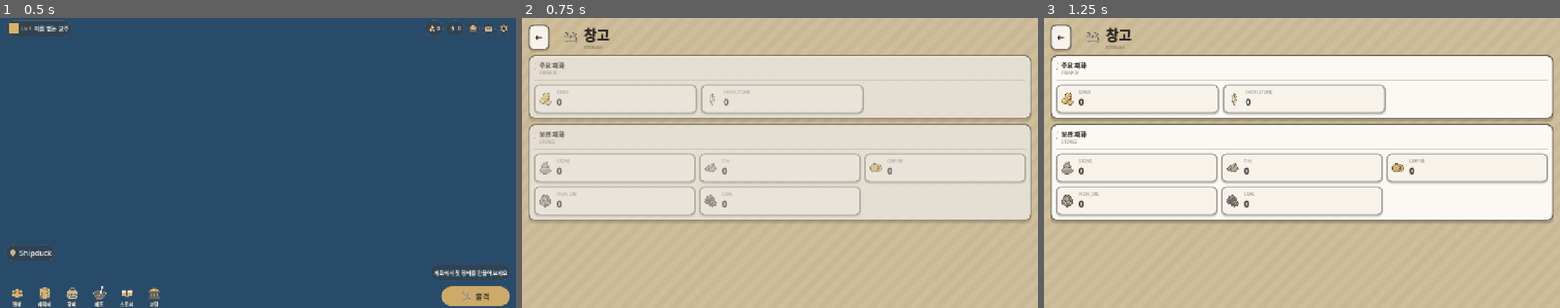
Above: before the commit, frames 1-3 (left to right).
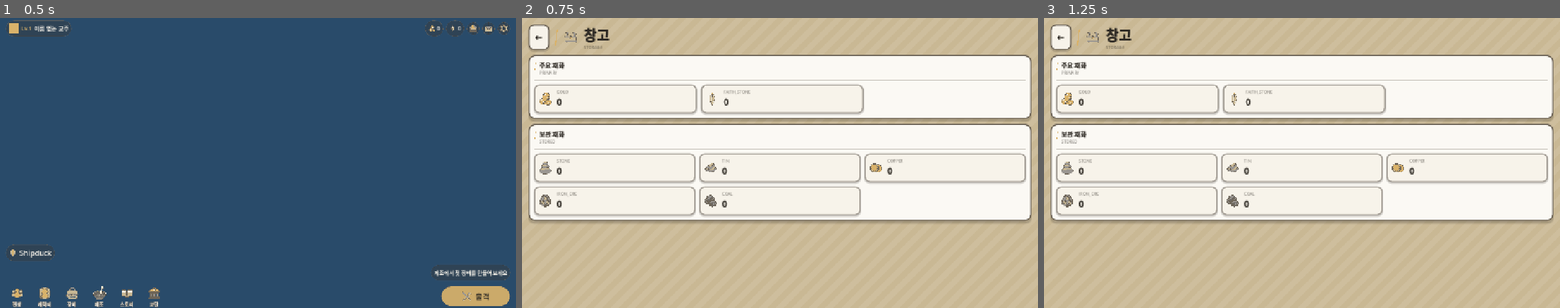
Above: after the commit, the same moments.

Repository: KADSA-OFFICIAL/Group-2
Game: Godot game, scene res://main.tscn
Two runs of this game, one before a commit and one after it. Both use one fixed random seed, a clock stepped at 60 frames per second and the inputs below.
Inputs (mouse positions are in pixels of both pictures, inside the frame that each line leads up to):
- Up to frame 1 (0.5 s): no input
- Up to frame 2 (0.75 s): click (955, 29) at 0.52 s
- Up to frame 3 (1.25 s): no input

Frame 1 is identical in both runs. In frame 2, 29% of the frame differs, in the area x 1-99%, y 12-70%; in frame 3, nothing differs.

Commit message:
fix(ui): 메타 화면 진입 모션·카운트업 제거 — 스토리 연출만 남긴다 (#145)
#127 로 넣은 진입 스태거와 카운트업이 답답하다는 피드백이 나왔다.
두 번에 걸쳐 시간을 줄여 봤지만(0.22/0.05 -> 0.14/0.03, 화면 열림 370ms -> 227ms)
여전했다. 줄여서 해결될 문제가 아니었다.

메타 화면은 게임 중 수십 번 오가는 곳이다. 여기서 연출은 "분위기"가 아니라
정보와 조작 사이에 낀 지연으로 느껴진다. 반대로 스토리 재생 화면은 보는 것
자체가 목적이라 같은 연출이 제 역할을 한다. 두 곳을 같은 규칙으로 다룬 것이
잘못이었다.

- HUDKit.play_enter / count_up 제거, 메타 화면 12개의 호출부 제거
- 재화 숫자는 만들 때 최종값을 바로 넣는다
- 스토리 재생 화면(타이틀·페이드·인물 등퇴장·반응·암전·흔들림·타자기)은 그대로

호버는 남긴다. 이건 입력에 대한 즉각적인 반응이지 대기 시간이 아니다.
없애면 버튼이 죽은 것처럼 느껴져서, 답답함을 줄이려다 반응이 없는 UI가 된다.

Co-Authored-By: Claude Opus 5 <noreply@anthropic.com>

Diff:
--- a/screens/characters/characters_screen.gd
+++ b/screens/characters/characters_screen.gd
@@ -91,8 +91,6 @@
 	var _col3 := _build_detail_panel()
 	body.add_child(_col3)
 
-	# 좌에서 우로 차례로 나타난다. 화면 구조를 눈이 따라가게 하는 순서다.
-	HUDKit.play_enter([_col0, _col1, _col2, _col3])
 
 
 # ── 좌측 끝: 세로 서브탭 레일 ──
--- a/screens/craft/craft_screen.gd
+++ b/screens/craft/craft_screen.gd
@@ -88,8 +88,6 @@
 	var _col2 := _build_right()
 	body.add_child(_col2)
 
-	# 좌에서 우로 차례로 나타난다. 화면 구조를 눈이 따라가게 하는 순서다.
-	HUDKit.play_enter([_col0, _col1, _col2])
 
 
 func _build_recipe_panel() -> Control:
--- a/screens/equipment/equipment_screen.gd
+++ b/screens/equipment/equipment_screen.gd
@@ -93,8 +93,6 @@
 	var _col2 := _build_detail()
 	body.add_child(_col2)
 
-	# 좌에서 우로 차례로 나타난다. 화면 구조를 눈이 따라가게 하는 순서다.
-	HUDKit.play_enter([_col0, _col1, _col2])
 
 
 # ── 좌: 인벤토리 ──
--- a/screens/formation/formation_screen.gd
+++ b/screens/formation/formation_screen.gd
@@ -74,8 +74,6 @@
 	var _col2 := _build_right()
 	body.add_child(_col2)
 
-	# 좌에서 우로 차례로 나타난다. 화면 구조를 눈이 따라가게 하는 순서다.
-	HUDKit.play_enter([_col0, _col1, _col2])
 
 
 # ── 좌: 로스터 ──
--- a/screens/mail/mail_screen.gd
+++ b/screens/mail/mail_screen.gd
@@ -66,7 +66,6 @@
 	_list_holder.size_flags_horizontal = Control.SIZE_EXPAND_FILL
 	scroll.add_child(_list_holder)
 
-	HUDKit.play_enter([head, scroll])
 
 
 # ===== 갱신 =====
--- a/screens/main/main_screen.gd
+++ b/screens/main/main_screen.gd
@@ -349,9 +349,7 @@
 	if icon != null:
 		row.add_child(icon)
 
-	# 메인화면에 들어올 때 재화가 0에서 올라간다.
-	var label := _text("", 13, UITheme.INK_ON_DARK)
-	HUDKit.count_up(label, CurrencySystem.get_balance(currency_type))
+	var label := _text(_comma(CurrencySystem.get_balance(currency_type)), 13, UITheme.INK_ON_DARK)
 	row.add_child(label)
 	_currency_labels[currency_type] = label
 
--- a/screens/order/order_screen.gd
+++ b/screens/order/order_screen.gd
@@ -70,8 +70,6 @@
 	var _col2 := _build_roster_panel()
 	body.add_child(_col2)
 
-	# 좌에서 우로 차례로 나타난다. 화면 구조를 눈이 따라가게 하는 순서다.
-	HUDKit.play_enter([_col0, _col1, _col2])
 
 
 # ── 좌: 교주 ──
--- a/screens/settings/settings_screen.gd
+++ b/screens/settings/settings_screen.gd
@@ -71,7 +71,6 @@
 	tail.size_flags_vertical = Control.SIZE_EXPAND_FILL
 	root.add_child(tail)
 
-	HUDKit.play_enter([panel])
 
 
 # ===== 갱신 =====
--- a/screens/shop/shop_screen.gd
+++ b/screens/shop/shop_screen.gd
@@ -78,7 +78,6 @@
 	_toast.visible = false
 	root.add_child(_toast)
 
-	HUDKit.play_enter([head, scroll])
 
 
 # 재화 표시줄. 어떤 재화를 보여줄지 고르지 않고 DEFAULT_CURRENCIES 를 순회한다.
@@ -88,11 +87,9 @@
 	bar.size_flags_vertical = Control.SIZE_SHRINK_CENTER
 	for currency_type in CurrencySystem.DEFAULT_CURRENCIES:
 		var key := String(currency_type)
-		var chip := HUDKit.currency_chip(key, "")
+		var chip := HUDKit.currency_chip(key, HUDKit.comma(CurrencySystem.get_balance(key)))
 		# 잔액만 갱신하려고 칩 안의 라벨을 기억해 둔다.
-		var label := _find_label(chip)
-		_currency_labels[key] = label
-		HUDKit.count_up(label, CurrencySystem.get_balance(key))
+		_currency_labels[key] = _find_label(chip)
 		bar.add_child(chip)
 	return bar
 
--- a/screens/stage/stage_select_screen.gd
+++ b/screens/stage/stage_select_screen.gd
@@ -52,7 +52,6 @@
 	_list_holder.size_flags_horizontal = Control.SIZE_EXPAND_FILL
 	scroll.add_child(_list_holder)
 
-	HUDKit.play_enter([scroll])
 
 
 # ===== 목록 =====
--- a/screens/storage/storage_screen.gd
+++ b/screens/storage/storage_screen.gd
@@ -57,8 +57,6 @@
 	body.add_child(primary)
 	body.add_child(stored)
 
-	# 위에서 아래로 차례로 나타난다.
-	HUDKit.play_enter([primary, stored])
 
 
 func _build_section(title_ko: String, title_en: String, currency_types: Array) -> Control:
@@ -108,16 +106,13 @@
 	# (이름이 정해지면 CurrencySystem 쪽에 표시 이름을 두고 여기서 읽는다.)
 	box.add_child(HUDKit.caption(currency_type))
 
-	# 화면을 열 때 0에서 올라간다. 창고는 "얼마나 모았나"를 보는 곳이라 수치가 주인공이다.
-	var value := HUDKit.value("", 22)
+	var value := HUDKit.value(HUDKit.comma(CurrencySystem.get_balance(currency_type)), 22)
 	box.add_child(value)
-	HUDKit.count_up(value, CurrencySystem.get_balance(currency_type))
 	_labels[currency_type] = value
 	return card
 
 
-func _on_currency_changed(currency_type: String, amount: int, new_balance: int) -> void:
+func _on_currency_changed(currency_type: String, _amount: int, new_balance: int) -> void:
 	var label: Label = _labels.get(currency_type)
 	if label != null and is_instance_valid(label):
-		# 바뀐 양만큼 올라간다(0부터 다시 세면 잔액이 준 것처럼 보인다).
-		HUDKit.count_up(label, new_balance, new_balance - amount)
+		label.text = HUDKit.comma(new_balance)
--- a/screens/story/story_screen.gd
+++ b/screens/story/story_screen.gd
@@ -66,8 +66,6 @@
 	var _col1 := _build_detail()
 	body.add_child(_col1)
 
-	# 좌에서 우로 차례로 나타난다. 화면 구조를 눈이 따라가게 하는 순서다.
-	HUDKit.play_enter([_col0, _col1])
 
 
 # ── 좌: 챕터 타임라인 ──
--- a/ui/HUDKit.gd
+++ b/ui/HUDKit.gd
@@ -698,19 +698,26 @@
 	return panel_node.get_meta("body") as VBoxContainer
 
 
-# ===== 모션 (#127) =====
-#
-# 규칙 하나: **컨테이너가 정한 position 과 size 는 건드리지 않는다.**
+# ===== 모션 (#127 -> #145) =====
+#
+# 남은 것은 **호버 반응 하나뿐이다.**
+#
+# #127 에서 진입 스태거와 수치 카운트업을 넣었다가 #145 에서 걷어냈다.
+# 두 번에 걸쳐 시간을 줄여 봤지만(0.22/0.05 -> 0.14/0.03, 화면 열림 370ms -> 227ms)
+# 여전히 답답하다는 피드백이 나왔고, 줄여서 해결될 문제가 아니었다.
+#
+# 메타 화면은 게임 중 수십 번 오가는 곳이다. 여기서 연출은 "분위기"가 아니라
+# **정보와 조작 사이에 낀 지연**으로 느껴진다.
+# 반대로 스토리 재생 화면은 **보는 것 자체가 목적**이라 같은 연출이 제 역할을 한다.
+# 그쪽 연출(타이틀·페이드·인물 등퇴장·반응)은 그대로 두었다.
+#
+# 호버만 남긴 이유: 이건 **입력에 대한 즉각적인 반응**이지 대기 시간이 아니다.
+# 없애면 버튼이 죽은 것처럼 느껴져서, 답답함을 줄이려다 반응이 없는 UI가 된다.
+#
+# 규칙(호버에도 그대로 적용): **컨테이너가 정한 position 과 size 는 건드리지 않는다.**
 # VBox/HBox 안의 노드를 position 으로 움직이면 다음 레이아웃에서 곧바로 되돌아가
-# 모션이 튄다. 그래서 여기서는 modulate(투명도)와 scale 만 쓴다. 이 둘은 컨테이너가
-# 관여하지 않는다.
-#
-# 규칙 둘: **짧게.** 화면은 몇 번이고 다시 들어오는 곳이라 긴 연출은 곧 방해가 된다.
-
-const ENTER_TIME := 0.22        # 한 요소가 나타나는 데 걸리는 시간
-const ENTER_STEP := 0.05        # 요소 사이의 시차
-const ENTER_SCALE := 0.985      # 시작 크기. 눈에 띄면 안 되고 "가라앉았다 뜨는" 정도만
-const COUNT_TIME := 0.45        # 수치 카운트업 시간
+# 모션이 튄다. scale 만 쓴다 — 컨테이너가 관여하지 않는다.
+
 const HOVER_SCALE := 1.03       # 호버 확대율
 const HOVER_TIME := 0.09
 
@@ -734,48 +741,6 @@
 		node.pivot_offset = node.size * 0.5
 
 
-# 진입 스태거. 넘긴 순서대로 시차를 두고 나타난다.
-#
-# 나타나는 중에도 클릭이 먹는다(투명도만 낮출 뿐 버튼을 끄지 않는다).
-# 모션 때문에 조작을 기다려야 하면 그건 모션이 아니라 지연이다.
-static func play_enter(nodes: Array) -> void:
-	for i in range(nodes.size()):
-		var node := nodes[i] as Control
-		if node == null or not is_instance_valid(node):
-			continue
-		_center_pivot(node)
-		node.modulate.a = 0.0
-		node.scale = Vector2(ENTER_SCALE, ENTER_SCALE)
-
-		var tween := node.create_tween()
-		tween.set_parallel(false)
-		tween.tween_interval(ENTER_STEP * float(i))
-		tween.set_parallel(true)
-		tween.tween_property(node, "modulate:a", 1.0, ENTER_TIME)
-		tween.tween_property(node, "scale", Vector2.ONE, ENTER_TIME) \
-			.set_trans(Tween.TRANS_CUBIC).set_ease(Tween.EASE_OUT)
-
-
-# 수치 카운트업.
-#
-# 끝값을 먼저 정확히 넣고 시작한다: 트윈이 중간에 끊겨도(화면이 닫히거나 값이 다시
-# 바뀌어도) 라벨에 남는 값이 맞아야 한다. 어중간한 숫자가 남는 것이 제일 나쁘다.
-static func count_up(label: Label, to_value: int, from_value: int = 0) -> void:
-	if label == null or not is_instance_valid(label):
-		return
-	label.text = comma(to_value)
-	if from_value == to_value:
-		return
-
-	var tween := label.create_tween()
-	tween.tween_method(
-		func(v: float):
-			if is_instance_valid(label):
-				label.text = comma(int(round(v))),
-		float(from_value), float(to_value), COUNT_TIME
-	).set_trans(Tween.TRANS_CUBIC).set_ease(Tween.EASE_OUT)
-
-
 # 호버하면 살짝 커진다.
 #
 # trigger 는 마우스를 실제로 받는 노드다. 카드는 클릭을 받으려고 전면에 투명 Button 을
